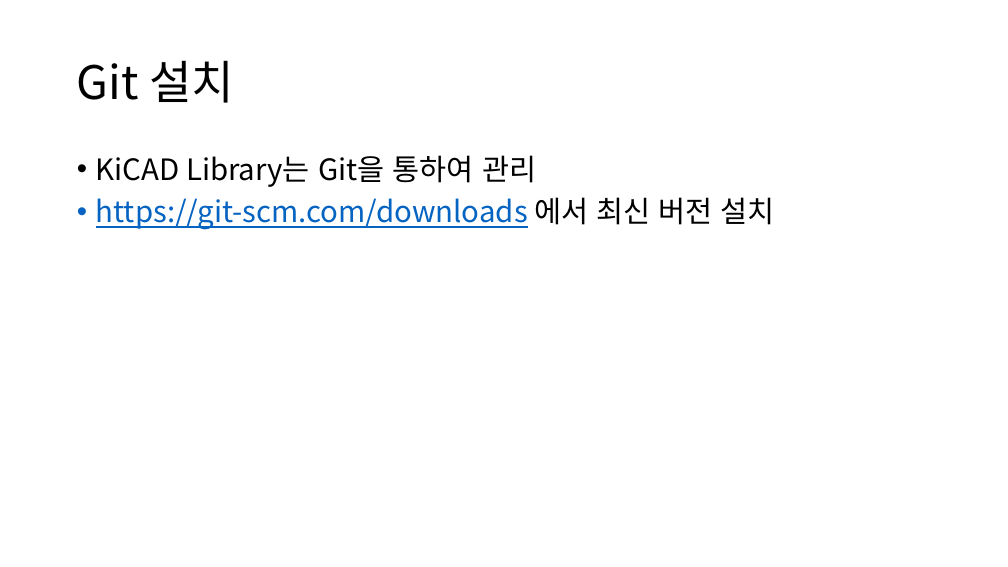
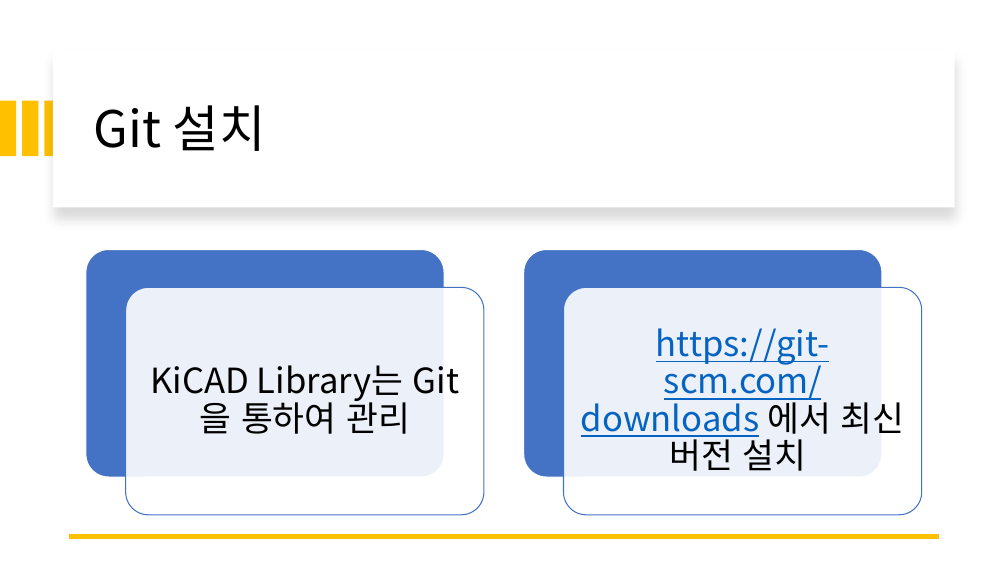
Before and after one commit to yazanamu/ctb-kicad-libraries, a slide deck: slide 3 of KiCAD사용법.pptx. Drawn at 1008x567 pixels with LibreOffice and Linux fonts; fonts in the diff are those of the drawing. Boxes give left, top, right and bottom in pixels: in the first picture for what was removed or moved away, otherwise in the second. Text is boxed around its words. In the diff, an @@ line names an element or a change of style, - is before the commit and + after.

```diff
--- a/KiCAD사용법.pptx
+++ b/KiCAD사용법.pptx
@@ rectangle added at (53,51,955,207), fill #FFFFFF @@
@@ title "Git 설치": place and size @@
-title "Git 설치" at (77,60,234,103)
+title "Git 설치" at (94,105,266,151)
@@ title "Git 설치" at (94,105,266,151): size 44 to 48 pt @@
@@ rectangle added at (0,101,16,157), fill #FFC000 @@
@@ rectangle added at (22,101,38,157), fill #FFC000 @@
@@ rectangle added at (45,101,60,157), fill #FFC000 @@
@@ text at (96,155,536,187): paragraph removed @@
-• KiCAD Library는 Git을 통하여 관리
@@ group added at (86,250,922,515): 4 rounded rectangles, 1 text @@
+KiCAD Library는 Git을 통하여 관리
@@ text "https://git-scm.com/downloads 에서 최신 버전 설치": place and size @@
-text "https://git-scm.com/downloads 에서 최신 버전 설치" at (96,155,775,230)
+text "https://git-scm.com/downloads 에서 최신 버전 설치" at (581,328,905,471)
@@ text "https://git-scm.com/downloads 에서 최신 버전 설치" at (581,328,905,471): size 28 to 33 pt; alignment left to centre; bullet • to none; more space between paragraphs; vertical alignment top to middle @@
@@ line added from (939, 536) to (70, 536), #FFC000 4.5 pt @@
```
Also in this commit, not shown: 5 other slides changed, 2 slides added.
